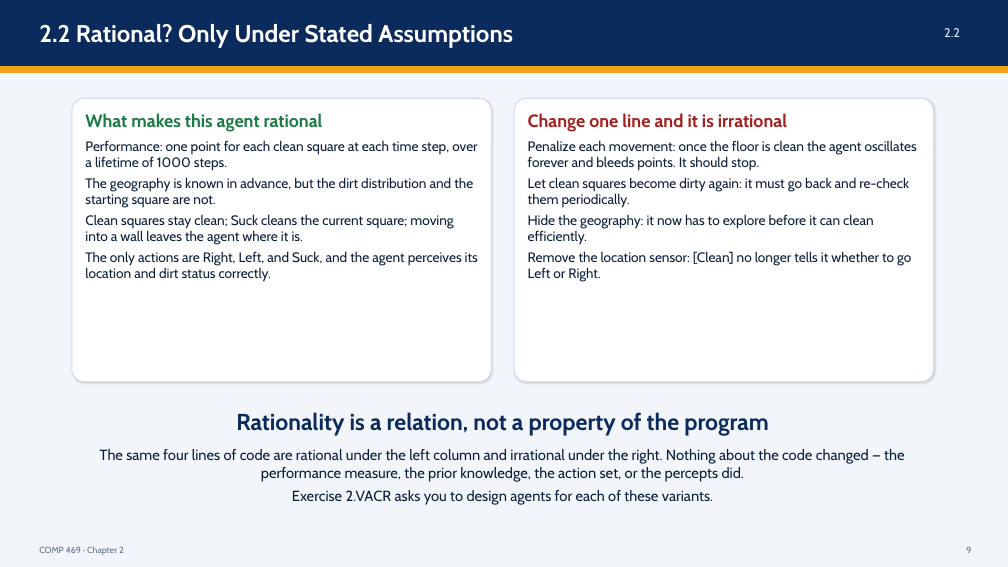
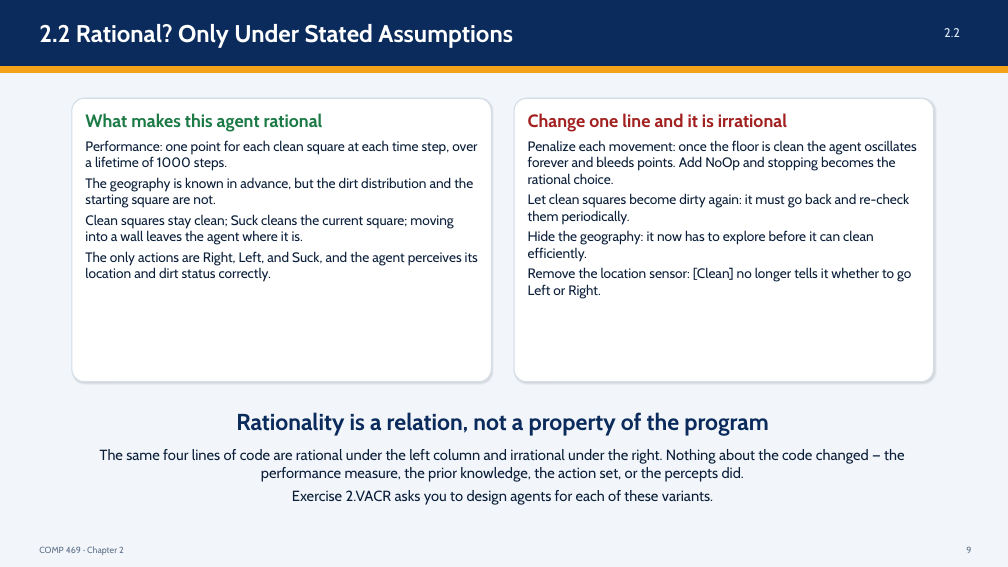
Before and after one commit to DrNatas/Comp_469, a slide deck: slide 9 of Fall 2026/L02 - Intelligent Agents/Chapter 2 - Intelligent Agents.pptx. Drawn at 1008x567 pixels with LibreOffice and Linux fonts; fonts in the diff are those of the drawing. Boxes give left, top, right and bottom in pixels: in the first picture for what was removed or moved away, otherwise in the second. Text is boxed around its words. In the diff, an @@ line names an element or a change of style, - is before the commit and + after.

```diff
--- a/Fall 2026/L02 - Intelligent Agents/Chapter 2 - Intelligent Agents.pptx
+++ b/Fall 2026/L02 - Intelligent Agents/Chapter 2 - Intelligent Agents.pptx
@@ text at <box>528,140,917,184</box>: text changed @@
-Penalize each movement: once the floor is clean the agent oscillates forever and bleeds points. It should stop.
+Penalize each movement: once the floor is clean the agent oscillates forever and bleeds points. Add NoOp and stopping becomes the rational choice.
```
Also in this commit, not shown: 37 other slides changed, 2 other files.
